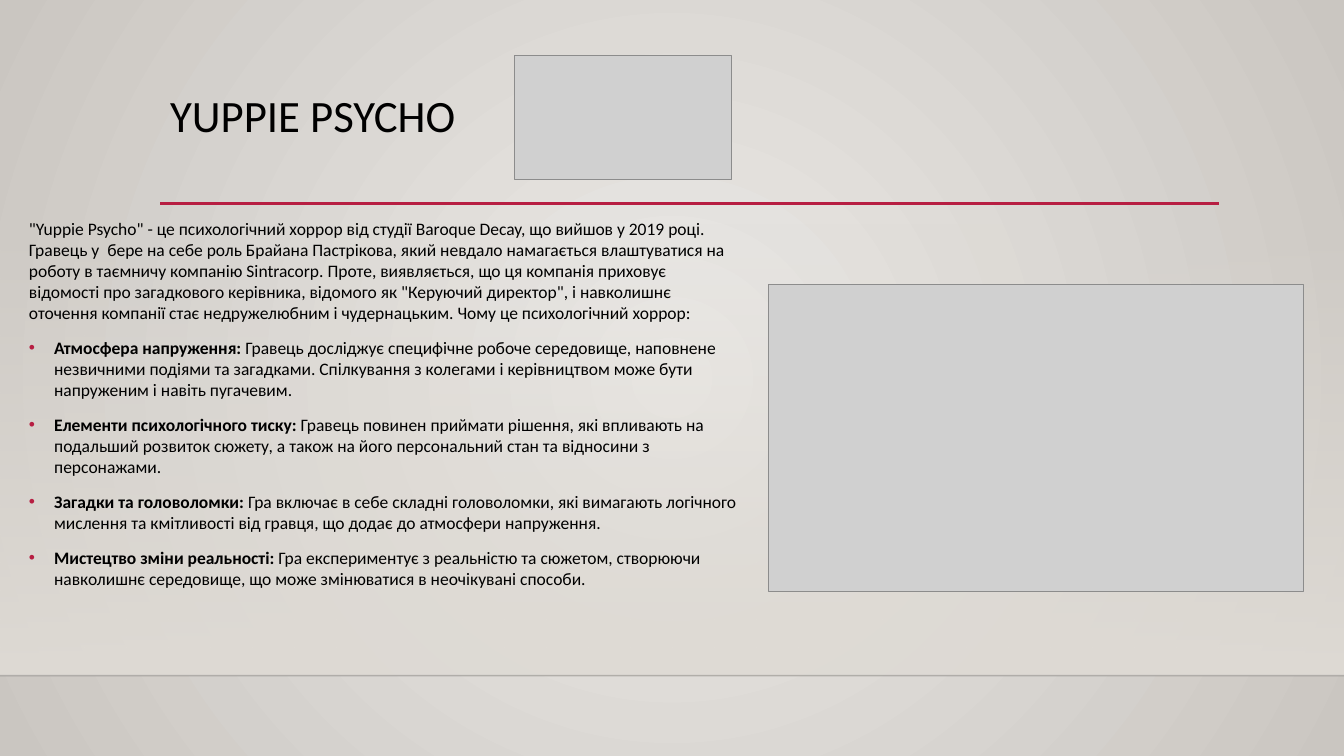
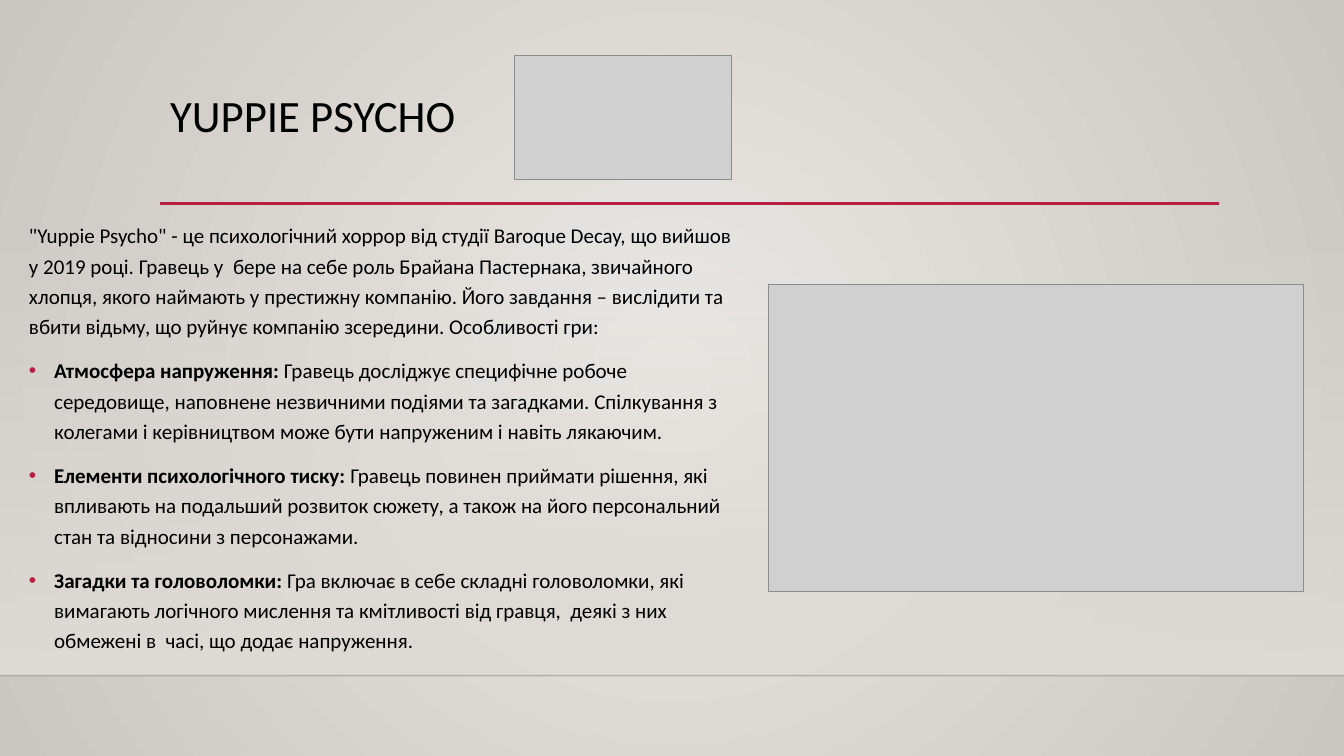
Before and after one commit to svixxn/pyscho-horror-game, a slide deck: slide 7 of Пітч гри.pptx (slide 8 before the commit). Drawn at 1344x756 pixels with LibreOffice and Linux fonts; fonts in the diff are those of the drawing; grey boxes stand for pictures; background and template pictures are left out. Boxes give left, top, right and bottom in pixels: in the first picture for what was removed or moved away, otherwise in the second. Text is boxed around its words. In the diff, an @@ line names an element or a change of style, - is before the commit and + after.

```diff
--- a/Пітч гри.pptx
+++ b/Пітч гри.pptx
@@ text at (29, 228, 731, 443): text changed; size 12.5 to 15 pt @@
-"Yuppie Psycho" - це психологічний хоррор від студії Baroque Decay, що вийшов у 2019 році. Гравець у бере на себе роль Брайана Пастрікова, який невдало намагається влаштуватися на роботу в таємничу компанію Sintracorp. Проте, виявляється, що ця компанія приховує відомості про загадкового керівника, відомого як "Керуючий директор", і навколишнє оточення компанії стає недружелюбним і чудернацьким. Чому це психологічний хоррор:
-• Атмосфера напруження: Гравець досліджує специфічне робоче середовище, наповнене незвичними подіями та загадками. Спілкування з колегами і керівництвом може бути напруженим і навіть пугачевим.
+"Yuppie Psycho" - це психологічний хоррор від студії Baroque Decay, що вийшов у 2019 році. Гравець у бере на себе роль Брайана Пастернака, звичайного хлопця, якого наймають у престижну компанію. Його завдання – вислідити та вбити відьму, що руйнує компанію зсередини. Особливості гри:
+• Атмосфера напруження: Гравець досліджує специфічне робоче середовище, наповнене незвичними подіями та загадками. Спілкування з колегами і керівництвом може бути напруженим і навіть лякаючим.
@@ text at (54, 468, 720, 548): size 12.5 to 15 pt in "Елементи психологічного тиску: Гравець повинен приймати ріше ..."; line spacing 1 to 1.2 @@
@@ text at (54, 573, 683, 652): text changed; size 12.5 to 15 pt @@
-• Загадки та головоломки: Гра включає в себе складні головоломки, які вимагають логічного мислення та кмітливості від гравця, що додає до атмосфери напруження.
-• Мистецтво зміни реальності: Гра експериментує з реальністю та сюжетом, створюючи навколишнє середовище, що може змінюватися в неочікувані способи.
+• Загадки та головоломки: Гра включає в себе складні головоломки, які вимагають логічного мислення та кмітливості від гравця, деякі з них обмежені в часі, що додає напруження.
```
Also in this commit, not shown: 11 other slides changed, 3 slides added, 6 other files.
